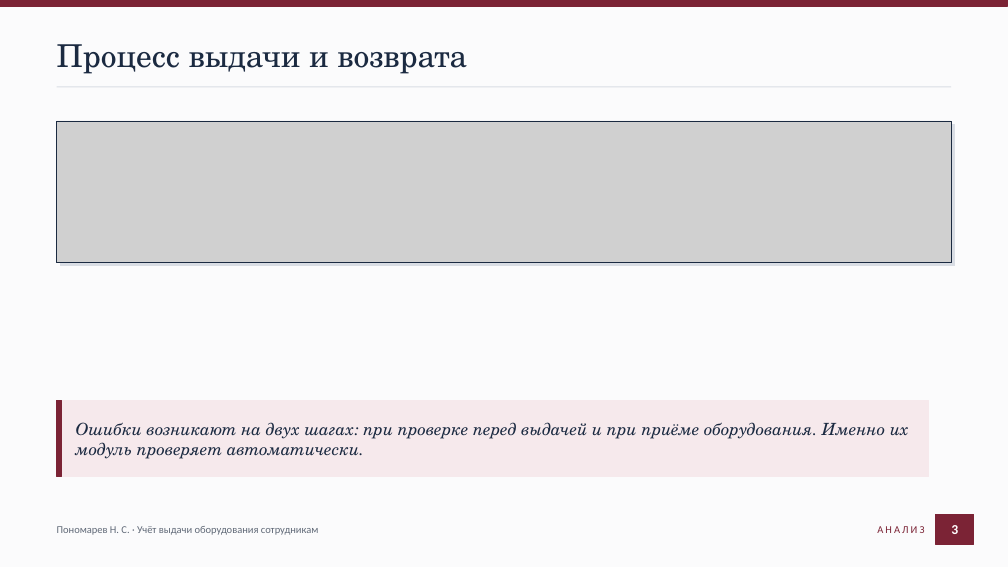
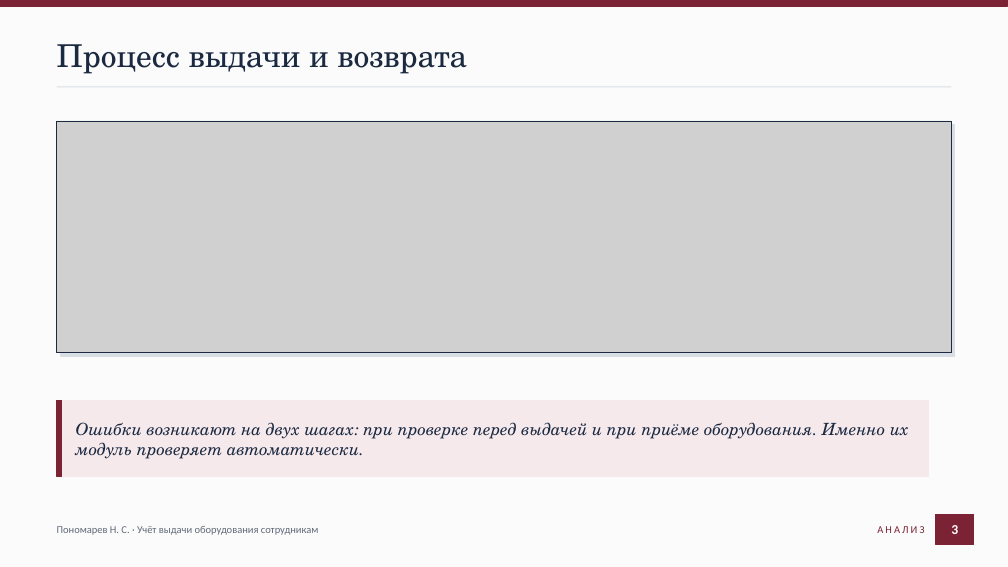
Before and after one commit to Black287234/KP-Nek, a slide deck: slide 3 of docs/Презентация.pptx. Drawn at 1008x567 pixels with LibreOffice and Linux fonts; fonts in the diff are those of the drawing; grey boxes stand for pictures. Boxes give left, top, right and bottom in pixels: in the first picture for what was removed or moved away, otherwise in the second. Text is boxed around its words. In the diff, an @@ line names an element or a change of style, - is before the commit and + after.

```diff
--- a/docs/Презентация.pptx
+++ b/docs/Презентация.pptx
@@ rectangle: place and size @@
-rectangle at [57,121,951,262]
+rectangle at [57,121,951,352]
@@ picture: place and size @@
-picture at [57,121,951,262]
+picture at [57,121,951,352]
@@ rectangle: place and size @@
-rectangle at [60,125,955,266]
+rectangle at [60,125,955,356]
```
Also in this commit, not shown: 7 other files.
